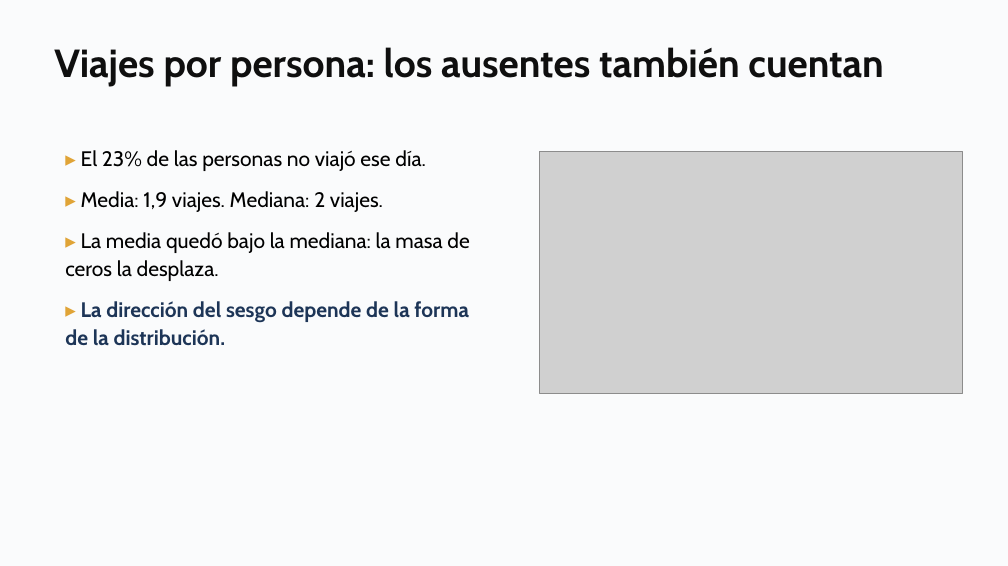
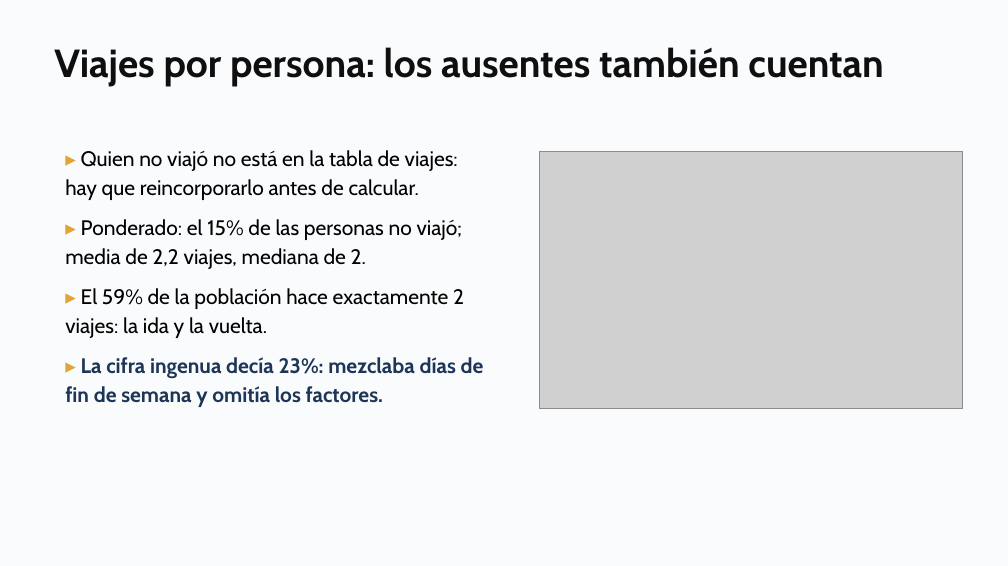
Before and after one commit to daniopitz/cienciadatos, a slide deck: slide 28 of presentaciones/clase02_pandas_eda.pptx (slide 27 before the commit). Drawn at 1008x566 pixels with LibreOffice and Linux fonts; fonts in the diff are those of the drawing; grey boxes stand for pictures. Boxes give left, top, right and bottom in pixels: in the first picture for what was removed or moved away, otherwise in the second. Text is boxed around its words. In the diff, an @@ line names an element or a change of style, - is before the commit and + after.

```diff
--- a/presentaciones/clase02_pandas_eda.pptx
+++ b/presentaciones/clase02_pandas_eda.pptx
@@ text at (x1=65, y1=150, x2=484, y2=407): text changed @@
-▸ El 23% de las personas no viajó ese día.
-▸ Media: 1,9 viajes. Mediana: 2 viajes.
-▸ La media quedó bajo la mediana: la masa de ceros la desplaza.
-▸ La dirección del sesgo depende de la forma de la distribución.
+▸ Quien no viajó no está en la tabla de viajes: hay que reincorporarlo antes de calcular.
+▸ Ponderado: el 15% de las personas no viajó; media de 2,2 viajes, mediana de 2.
+▸ El 59% de la población hace exactamente 2 viajes: la ida y la vuelta.
+▸ La cifra ingenua decía 23%: mezclaba días de fin de semana y omitía los factores.
@@ picture resized from (x1=539, y1=151, x2=963, y2=394) to (x1=539, y1=151, x2=963, y2=408) @@
```
Also in this commit, not shown: 4 other slides changed, 1 slide added, 2 other files.
